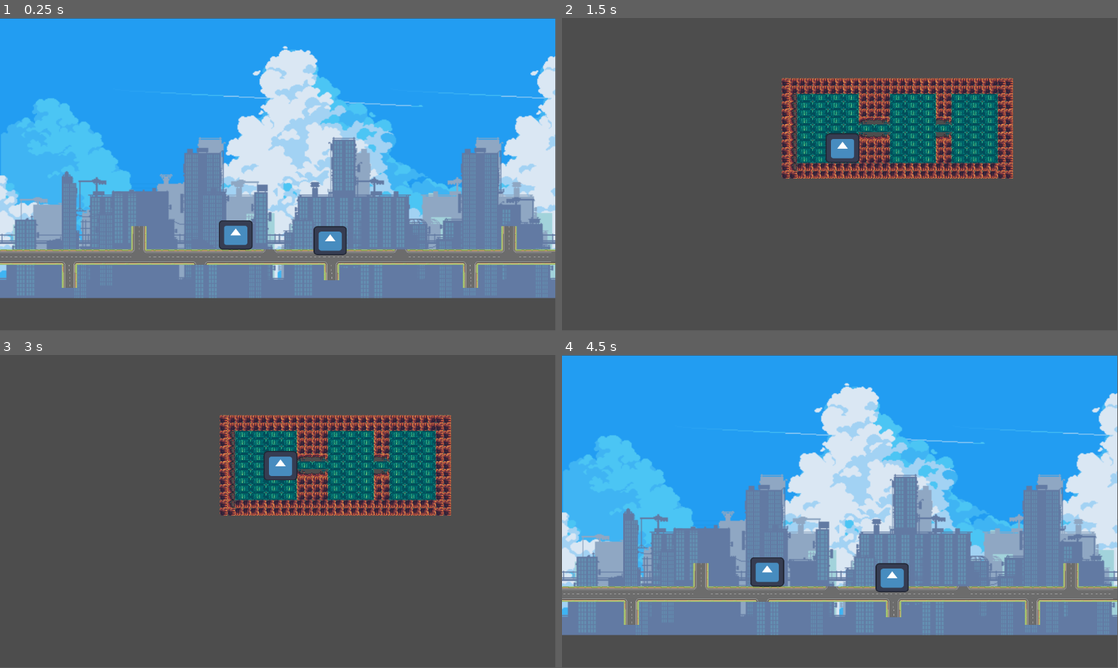
Above: before the commit, frames 1-4 (two rows, left to right).
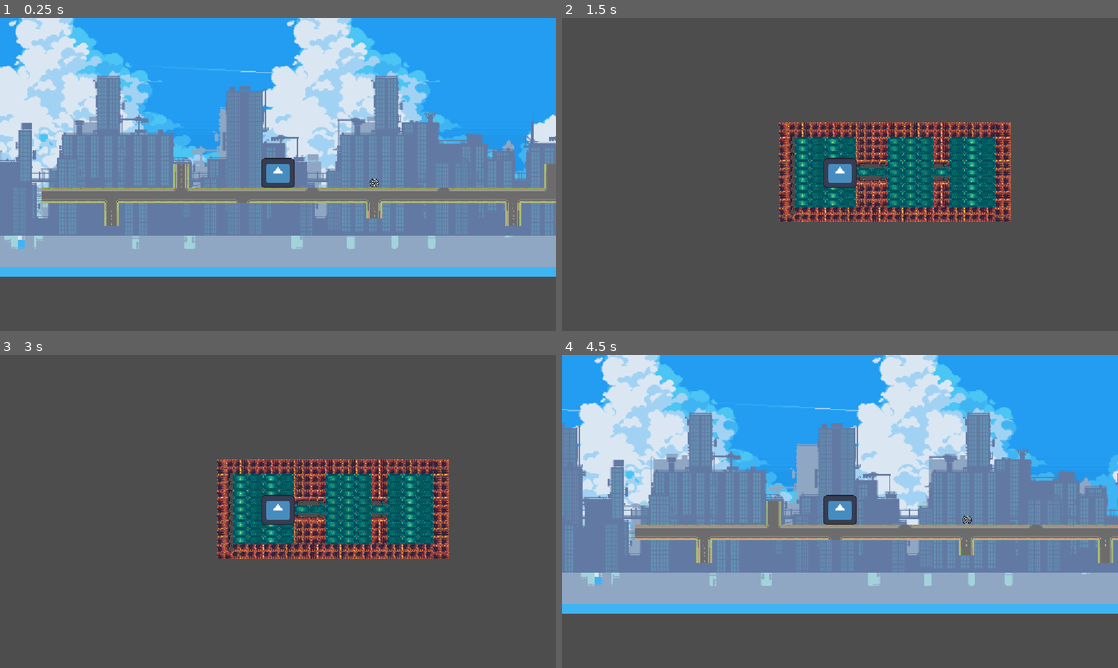
Above: after the commit, the same moments.

Repository: mrsiuuuu-x1/sewer-management-simulator
Game: Godot game, scene res://sewer-management-simulator/scenes/game/city.tscn
Two runs of this game, one before a commit and one after it. Both use one fixed random seed, a clock stepped at 60 frames per second and the inputs below. The engine's default icon, where the game draws it, is replaced by a stand-in: a white triangle on a blue panel in a dark square.
Inputs:
- Up to frame 1 (0.25 s): no input
- Up to frame 2 (1.5 s): tap Enter (ui_accept) at 0.5, 0.77, 1.25 s; hold Right (ui_right) 0.53-1.28 s; hold Down (ui_down) from 1.28 s (still down)
- Up to frame 3 (3 s): tap Enter (ui_accept) at 1.52, 2, 2.75 s; release Down (ui_down) at 2.03 s; hold Right (ui_right) 2.03-2.78 s; hold Up (ui_up) from 2.78 s (still down)
- Up to frame 4 (4.5 s): tap Enter (ui_accept) at 3.02, 3.5, 3.77 s; release Up (ui_up) at 3.53 s; hold Left (ui_left) from 3.53 s (still down); tap Escape (ui_cancel) at 4.15 s
In our replay, the window is 799x449 before the commit and 800x450 after it. These sizes can differ from the game's own. Grey fills any space a smaller window leaves; there, only what the larger window draws over its background counts as a difference.

The runs differ from the first frame. In frame 1, 61% of the frame differs, in the area x 0-100%, y 0-90%; in frame 2, 17%; in frame 3, 17%; in frame 4, 64%.

Commit message:
Added manhole sprite

Diff:
--- a/project.godot
+++ b/project.godot
@@ -15,6 +15,11 @@
 config/features=PackedStringArray("4.6", "GL Compatibility")
 config/icon="res://icon.svg"
 
+[display]
+
+window/stretch/mode="canvas_items"
+window/stretch/aspect="keep_width"
+
 [physics]
 
 3d/physics_engine="Jolt Physics"
--- a/sewer-management-simulator/scenes/game/city.tscn
+++ b/sewer-management-simulator/scenes/game/city.tscn
@@ -4,13 +4,13 @@
 [ext_resource type="PackedScene" uid="uid://kakrhyi0vp8l" path="res://sewer-management-simulator/scenes/game/player.tscn" id="1_vj43f"]
 [ext_resource type="Texture2D" uid="uid://bfcute8iwqm0f" path="res://sewer-management-simulator/assets/1.png" id="2_gnehe"]
 [ext_resource type="Script" uid="uid://bch8el14dbwkx" path="res://sewer-management-simulator/scripts/parallax_background.gd" id="2_grm3x"]
-[ext_resource type="Texture2D" uid="uid://ciww03ldofhxs" path="res://icon.svg" id="3_dhta8"]
 [ext_resource type="Texture2D" uid="uid://dycma00j2bqq0" path="res://sewer-management-simulator/assets/2.png" id="3_grm3x"]
 [ext_resource type="Texture2D" uid="uid://dljdma1xywcb6" path="res://sewer-management-simulator/assets/3.png" id="4_4fvpd"]
 [ext_resource type="Texture2D" uid="uid://c0apxea4rxv3h" path="res://sewer-management-simulator/assets/4.png" id="5_aak1b"]
 [ext_resource type="Texture2D" uid="uid://bq5r1600xqumh" path="res://sewer-management-simulator/assets/roads.png" id="7_4fvpd"]
 [ext_resource type="Texture2D" uid="uid://8o6x4v5ityo3" path="res://sewer-management-simulator/assets/City background layer1.png" id="7_u2grn"]
 [ext_resource type="Texture2D" uid="uid://dpwt0eu6fcu7u" path="res://sewer-management-simulator/assets/City background layer2.png" id="8_f5wal"]
+[ext_resource type="Texture2D" uid="uid://ds1g3hggxseot" path="res://sewer-management-simulator/assets/Manhole.png" id="11_u2grn"]
 
 [sub_resource type="WorldBoundaryShape2D" id="WorldBoundaryShape2D_03rho"]
 distance = -400.0
@@ -258,9 +258,9 @@
 16:5/0 = 0
 16:5/0/physics_layer_0/polygon_0/points = PackedVector2Array(-8, -6.834632, 8, -6.9037375, 8, -3.4683495, -8, -3.5872364)
 17:5/0 = 0
-17:5/0/physics_layer_0/polygon_0/points = PackedVector2Array(-8, -1.7985878, -2.9976463, -1.9184933, -0.8393421, -8, -8, -8)
+17:5/0/physics_layer_0/polygon_0/points = PackedVector2Array(-8, -2.5764885, -4.0629244, -8, -1.1891489, -8, -4.9547853, -1.189148)
 18:5/0 = 0
-18:5/0/physics_layer_0/polygon_0/points = PackedVector2Array(4.196389, -3.7902875, 8, -1.2859898, 8, -8, 2.775032, -8)
+18:5/0/physics_layer_0/polygon_0/points = PackedVector2Array(1.4864359, -8, 3.8647318, -8, 4.7565928, -5.0538807, 8, -1.7837219, 3.666541, -1.3873396)
 19:5/0 = 0
 19:5/0/physics_layer_0/polygon_0/points = PackedVector2Array(-8, -6.834632, 8, -6.9037375, 8, -3.4683495, -8, -3.5872364)
 20:5/0 = 0
@@ -280,7 +280,7 @@
 25:5/0 = 0
 25:5/0/terrain_set = 0
 25:5/0/terrain = 0
-25:5/0/physics_layer_0/polygon_0/points = PackedVector2Array(-8, -1.7985878, -2.9976463, -1.9184933, -0.8393421, -8, -8, -8)
+25:5/0/physics_layer_0/polygon_0/points = PackedVector2Array(-4.1620197, -4.7565937, -1.3873405, -8.819517, -0.7927656, -2.8737755, -9.2159, -2.1801052)
 26:5/0 = 0
 26:5/0/terrain_set = 0
 26:5/0/terrain = 0
@@ -290,7 +290,7 @@
 29:5/0 = 0
 29:5/0/physics_layer_0/polygon_0/points = PackedVector2Array(-4.0767984, 8, -3.8369865, -8, -8, -8, -8, 8)
 30:5/0 = 0
-30:5/0/physics_layer_0/polygon_0/points = PackedVector2Array(4.196389, -3.7902875, 8, -1.2859898, 8, -8, 2.775032, -8)
+30:5/0/physics_layer_0/polygon_0/points = PackedVector2Array(1.4864359, -8, 3.8647318, -8, 4.7565928, -5.0538807, 8, -1.7837219, 3.666541, -1.3873396)
 31:5/0 = 0
 31:5/0/physics_layer_0/polygon_0/points = PackedVector2Array(-8, -6.834632, 8, -6.9037375, 8, -3.4683495, -8, -3.5872364)
 0:6/0 = 0
@@ -431,8 +431,8 @@
 terrain_set_0/terrain_0/color = Color(0.9965554, 0.81800884, 0.0380437, 1)
 sources/0 = SubResource("TileSetAtlasSource_aak1b")
 
-[sub_resource type="RectangleShape2D" id="RectangleShape2D_0hlc8"]
-size = Vector2(67, 58)
+[sub_resource type="CircleShape2D" id="CircleShape2D_f5wal"]
+radius = 9.0
 
 [node name="City" type="Node2D" unique_id=1938485632]
 script = ExtResource("1_0hlc8")
@@ -501,7 +501,7 @@
 [node name="SpawnPoint" type="Node2D" parent="." unique_id=1842645669]
 
 [node name="GroundLayer" type="TileMapLayer" parent="." unique_id=1597318687]
-tile_map_data = PackedByteArray("AAAZAB4AAAAZAAEAAAAZAB8AAAA …(232 unchanged characters)… hAB4AAAAfAAEAAAAhAB8AAAAfAAIAAAAiAB4AAAAZAAUAAAAiAB8AAAAYAAIAAAAjAB4AAAAeAAUAAAAj …(2418 unchanged characters)…
+tile_map_data = PackedByteArray("AAAZAB4AAAAZAAEAAAAZAB8AAAA …(232 unchanged characters)… hAB4AAAAfAAEAAAAhAB8AAAAfAAIAAAAiAB4AAAARAAUAAAAiAB8AAAAYAAIAAAAjAB4AAAAeAAUAAAAj …(2418 unchanged characters)…
 tile_set = SubResource("TileSet_u2grn")
 
 [node name="BuildingLayer" type="TileMapLayer" parent="." unique_id=1830626394]
@@ -513,10 +513,10 @@
 position = Vector2(605, 138)
 
 [node name="Sprite2D" type="Sprite2D" parent="Manhole" unique_id=635969590]
-position = Vector2(80.00001, 324)
-scale = Vector2(0.5390627, 0.46875)
-texture = ExtResource("3_dhta8")
+position = Vector2(84.18752, 332.25)
+scale = Vector2(0.8007823, 0.703125)
+texture = ExtResource("11_u2grn")
 
 [node name="CollisionShape2D" type="CollisionShape2D" parent="Manhole" unique_id=1967881671]
-position = Vector2(80.5, 324)
-shape = SubResource("RectangleShape2D_0hlc8")
+position = Vector2(84, 333)
+shape = SubResource("CircleShape2D_f5wal")
--- a/sewer-management-simulator/scenes/game/player.tscn
+++ b/sewer-management-simulator/scenes/game/player.tscn
@@ -7,7 +7,7 @@
 size = Vector2(68, 60)
 
 [node name="Player" type="CharacterBody2D" unique_id=1774714180]
-position = Vector2(571, 335)
+position = Vector2(577, 325)
 script = ExtResource("1_tqct3")
 
 [node name="Sprite2D" type="Sprite2D" parent="." unique_id=1749713766]
@@ -18,3 +18,5 @@
 [node name="CollisionShape2D" type="CollisionShape2D" parent="." unique_id=511333247]
 position = Vector2(0, -2)
 shape = SubResource("RectangleShape2D_3dh6i")
+
+[node name="Camera2D" type="Camera2D" parent="." unique_id=1065866785]
--- a/sewer-management-simulator/scripts/player.gd
+++ b/sewer-management-simulator/scripts/player.gd
@@ -9,10 +9,9 @@
         direction.x += 1
     if Input.is_action_pressed("ui_left"):
         direction.x -= 1
-    if Input.is_action_pressed("ui_up"):
-        direction.y -= 1
-    if Input.is_action_pressed("ui_down"):
-        direction.y += 1
 
     velocity = direction.normalized() * SPEED
     move_and_slide()
+
+    var screen_width = get_viewport_rect().size.x
+    position.x = clamp(position.x, 0, screen_width)
Binary file added: sewer-management-simulator/assets/Manhole.png
Not shown, added: sewer-management-simulator/assets/Manhole.png.import
